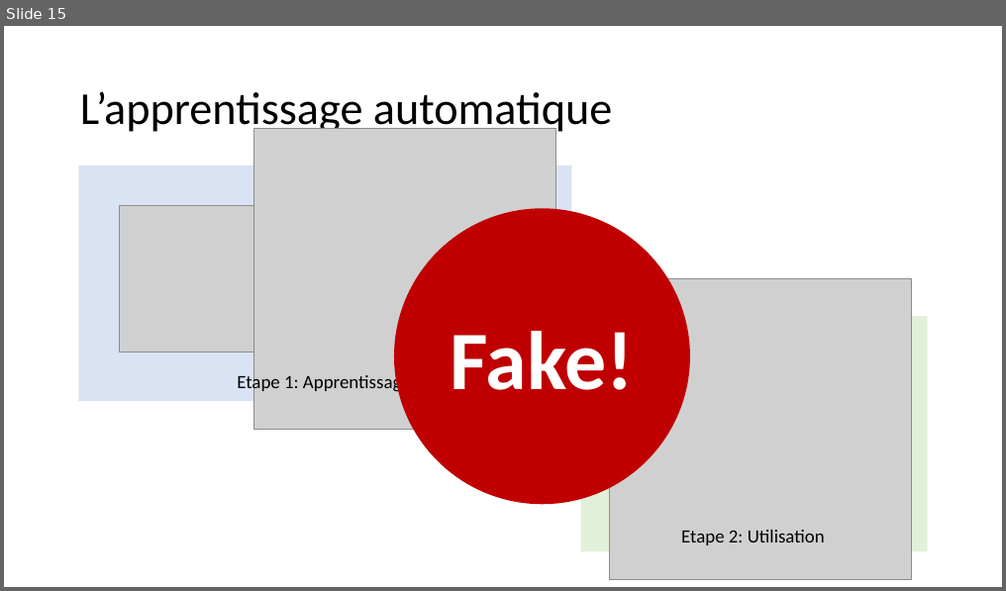
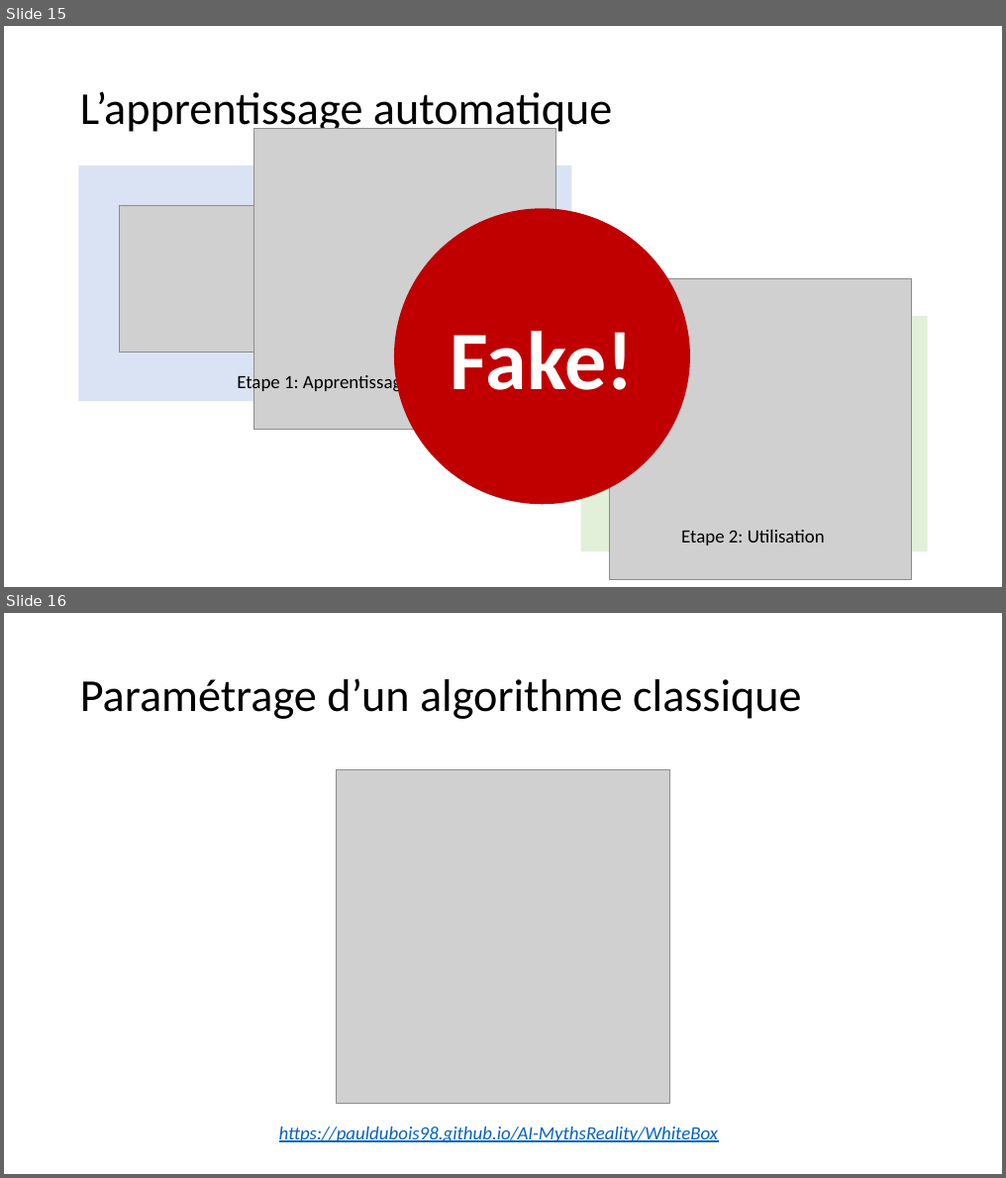
Before and after one commit to pauldubois98/AI-MythsReality, a slide deck: slides.pptx. Shown one above the other, each under a label of ours: slide 15 before the commit, slides 15 and 16 after it. The pictures are 1006x591 and 1006x1178 pixels, drawn with LibreOffice and Linux fonts; fonts in the diff are those of the drawing; grey boxes stand for pictures. Boxes give left, top, right and bottom in pixels: in the first picture for what was removed or moved away, otherwise in the second. Text is boxed around its words. In the diff, an @@ line names an element or a change of style, - is before the commit and + after.

```diff
--- a/slides.pptx
+++ b/slides.pptx
@@ slide 16 added at (4,613,1002,1174), background #FFFFFF @@
@@ title added at (80,678,801,719), 44 pt, text #000000 @@
+Paramétrage d’un algorithme classique
@@ picture added at (337,770,669,1103) @@
@@ text added at (279,1127,719,1144), 18 pt, text #0563C1, italic, underline @@
+https://pauldubois98.github.io/AI-MythsReality/WhiteBox
```
Also in this commit, not shown: 1 slide removed.
